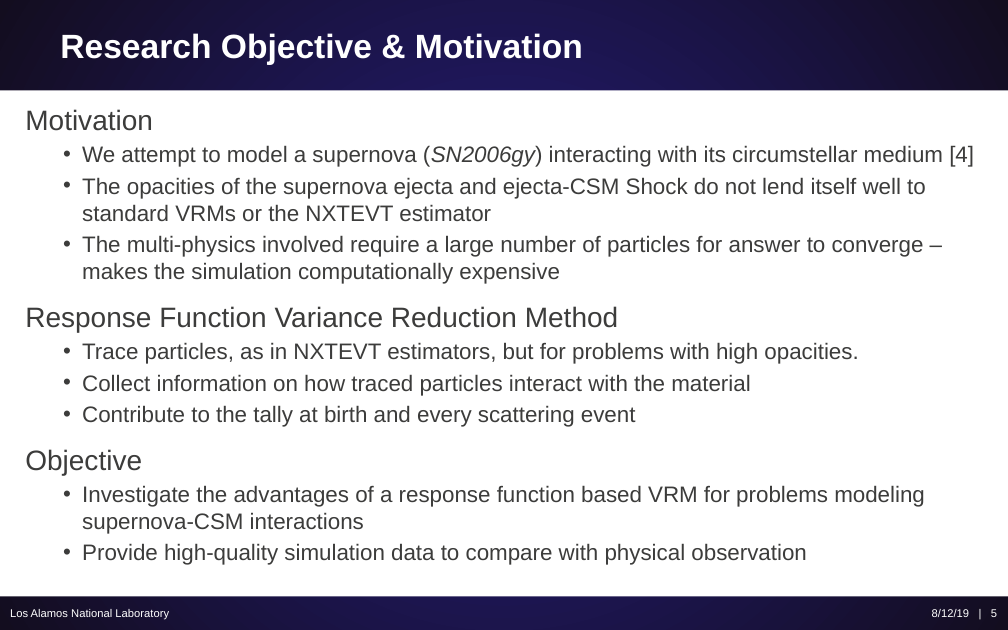
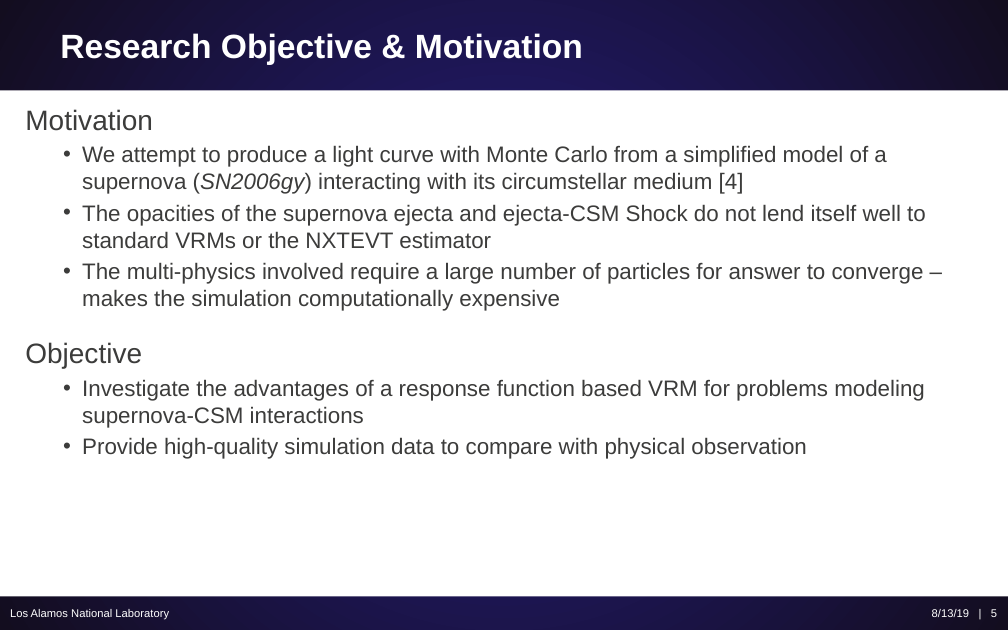
Before and after one commit to ScottCampbellBoise/XCP_Workshop_Report, a slide deck: slide 5 of Poster and Presentation/Campbell_Scott_Variance_Reduction.pptx. Drawn at 1008x630 pixels with LibreOffice and Linux fonts; fonts in the diff are those of the drawing. Boxes give left, top, right and bottom in pixels: in the first picture for what was removed or moved away, otherwise in the second. Text is boxed around its words. In the diff, an @@ line names an element or a change of style, - is before the commit and + after.

```diff
--- a/Poster and Presentation/Campbell_Scott_Variance_Reduction.pptx
+++ b/Poster and Presentation/Campbell_Scott_Variance_Reduction.pptx
@@ text at bbox=[82, 145, 886, 194]: text changed @@
-    • We attempt to model a supernova (SN2006gy) interacting with its circumstellar medium [4]
+    • We attempt to produce a light curve with Monte Carlo from a simplified model of a supernova (SN2006gy) interacting with its circumstellar medium [4]
@@ text at bbox=[25, 306, 858, 427]: paragraphs removed @@
-Response Function Variance Reduction Method
-    • Trace particles, as in NXTEVT estimators, but for problems with high opacities.
-    • Collect information on how traced particles interact with the material
-    • Contribute to the tally at birth and every scattering event
```
Also in this commit, not shown: 3 other slides changed, 1 slide added, 13 other files.
